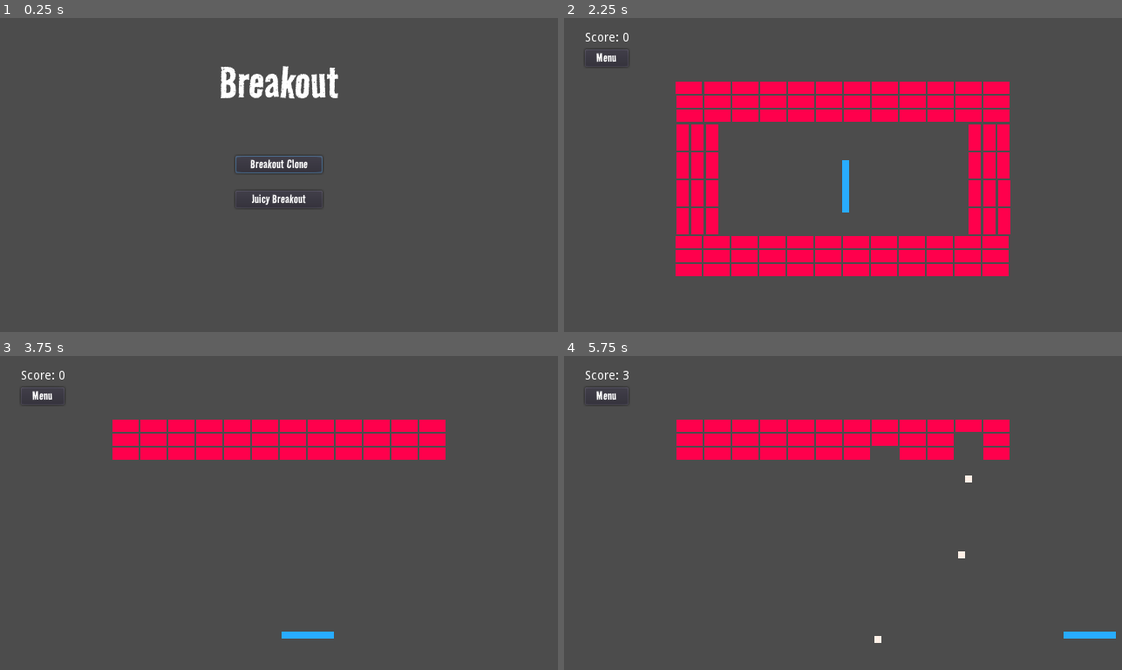
Above: before the commit, frames 1-4 (two rows, left to right).
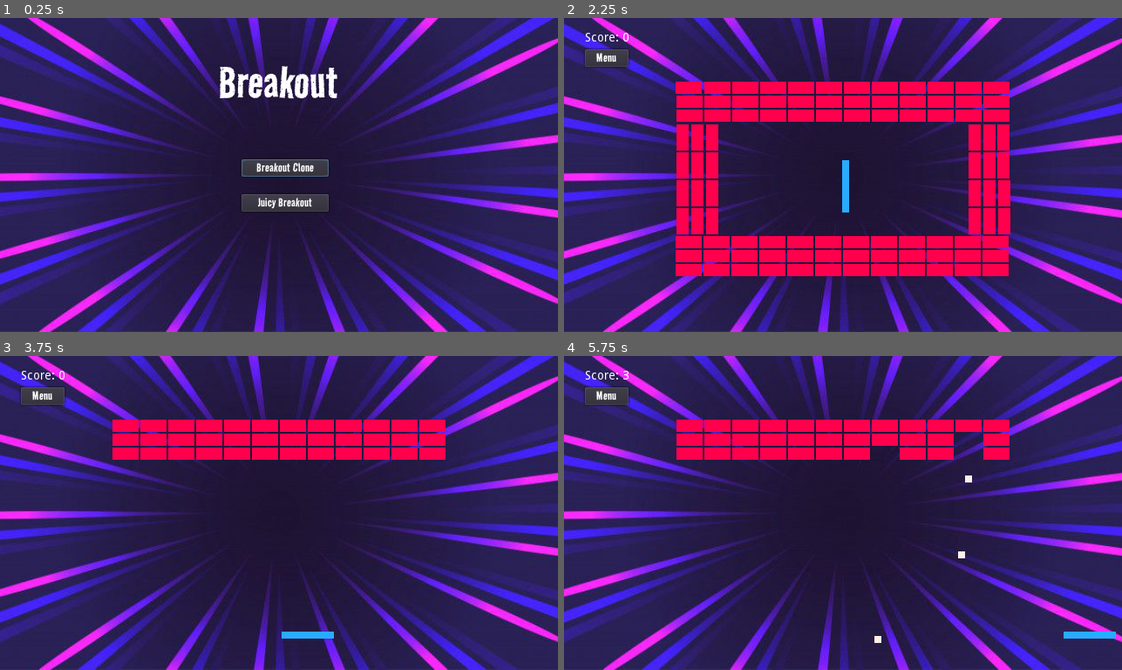
Above: after the commit, the same moments.

Repository: jkao1017/BreakoutGodot
Game: Godot game, scene res://Scenes/TitleScreen.tscn
Two runs of this game, one before a commit and one after it. Both use one fixed random seed, a clock stepped at 60 frames per second and the inputs below.
Inputs:
- Up to frame 1 (0.25 s): no input
- Up to frame 2 (2.25 s): click "Breakout Clone" at 0.5 s; click "Menu" at 1.25 s; click "Juicy Breakout" at 2 s
- Up to frame 3 (3.75 s): click "Menu" at 2.75 s; tap Enter (ui_accept) at 3.5 s; hold Right (ui_right) from 3.53 s (still down)
- Up to frame 4 (5.75 s): tap Enter (ui_accept) at 3.77, 4.25, 4.52 s; release Right (ui_right) at 4.28 s; hold Down (ui_down) 4.28-5.03 s; hold Right (ui_right) from 5.03 s (still down)

The runs differ from the first frame. In frame 1, 98% of the frame differs, in the area x 0-100%, y 0-100%; in frame 2, 82%; in frame 3, 93%; in frame 4, 93%.

Commit message:
Added Background

Diff:
--- a/Scenes/TitleScreen.tscn
+++ b/Scenes/TitleScreen.tscn
@@ -1,10 +1,11 @@
-[gd_scene load_steps=7 format=2]
+[gd_scene load_steps=8 format=2]
 
 [ext_resource path="res://Fonts/RoadRage-Regular.ttf" type="DynamicFontData" id=1]
 [ext_resource path="res://Buttons/CloneButton.tscn" type="PackedScene" id=2]
 [ext_resource path="res://Buttons/JuicyButton.tscn" type="PackedScene" id=3]
 [ext_resource path="res://Scenes/TitleScreen.gd" type="Script" id=4]
 [ext_resource path="res://Music/A Journey Awaits.ogg" type="AudioStream" id=5]
+[ext_resource path="res://Themes/Dark Comic Zoom Background.png" type="Texture" id=6]
 
 [sub_resource type="DynamicFont" id=1]
 size = 60
@@ -13,6 +14,8 @@
 [node name="TitleScreen" type="Control"]
 anchor_right = 1.0
 anchor_bottom = 1.0
+margin_right = 14.0
+margin_bottom = 8.0
 size_flags_horizontal = 0
 size_flags_vertical = 0
 script = ExtResource( 4 )
@@ -20,10 +23,18 @@
 "_edit_use_anchors_": false
 }
 
+[node name="Background" type="Sprite" parent="."]
+position = Vector2( 319.5, 179.5 )
+scale = Vector2( 1.02716, 1.08408 )
+texture = ExtResource( 6 )
+__meta__ = {
+"_edit_lock_": true
+}
+
 [node name="Menu" type="VBoxContainer" parent="."]
-margin_left = 60.0
+margin_left = 59.0
 margin_top = 40.0
-margin_right = 580.0
+margin_right = 579.0
 margin_bottom = 320.0
 size_flags_horizontal = 0
 size_flags_vertical = 0
--- a/Scenes/World.tscn
+++ b/Scenes/World.tscn
@@ -6,12 +6,21 @@
 [ext_resource path="res://Scenes/World.gd" type="Script" id=4]
 [ext_resource path="res://Buttons/MenuButton.tscn" type="PackedScene" id=5]
 [ext_resource path="res://Music/A Journey Awaits.ogg" type="AudioStream" id=6]
+[ext_resource path="res://Themes/Dark Comic Zoom Background.png" type="Texture" id=7]
 
 [sub_resource type="RectangleShape2D" id=3]
 extents = Vector2( 30, 4 )
 
 [node name="World" type="Node2D"]
 script = ExtResource( 4 )
+
+[node name="Background" type="Sprite" parent="."]
+position = Vector2( 319.5, 179.5 )
+scale = Vector2( 1.027, 1.084 )
+texture = ExtResource( 7 )
+__meta__ = {
+"_edit_lock_": true
+}
 
 [node name="Paddle" type="KinematicBody2D" parent="."]
 position = Vector2( 320, 320 )
--- a/Scenes/variant.tscn
+++ b/Scenes/variant.tscn
@@ -6,12 +6,21 @@
 [ext_resource path="res://Buttons/MenuButton.tscn" type="PackedScene" id=4]
 [ext_resource path="res://Mini Scenes/Bricks.tscn" type="PackedScene" id=5]
 [ext_resource path="res://Music/A Journey Awaits.ogg" type="AudioStream" id=6]
+[ext_resource path="res://Themes/Dark Comic Zoom Background.png" type="Texture" id=7]
 
 [sub_resource type="RectangleShape2D" id=3]
 extents = Vector2( 30, 4 )
 
 [node name="World" type="Node2D"]
 script = ExtResource( 2 )
+
+[node name="Background" type="Sprite" parent="."]
+position = Vector2( 319.5, 179.5 )
+scale = Vector2( 1.027, 1.084 )
+texture = ExtResource( 7 )
+__meta__ = {
+"_edit_lock_": true
+}
 
 [node name="Paddle" type="KinematicBody2D" parent="."]
 position = Vector2( 323, 193 )
Not shown: 1 places in Scenes/World.tscn that only renumber resources
Not shown: 1 places in Scenes/variant.tscn that only renumber resources
Binary file added: Themes/Dark Comic Zoom Background.png
Not shown, added: Themes/Dark Comic Zoom Background.png.import
Not shown, added: .DS_Store
